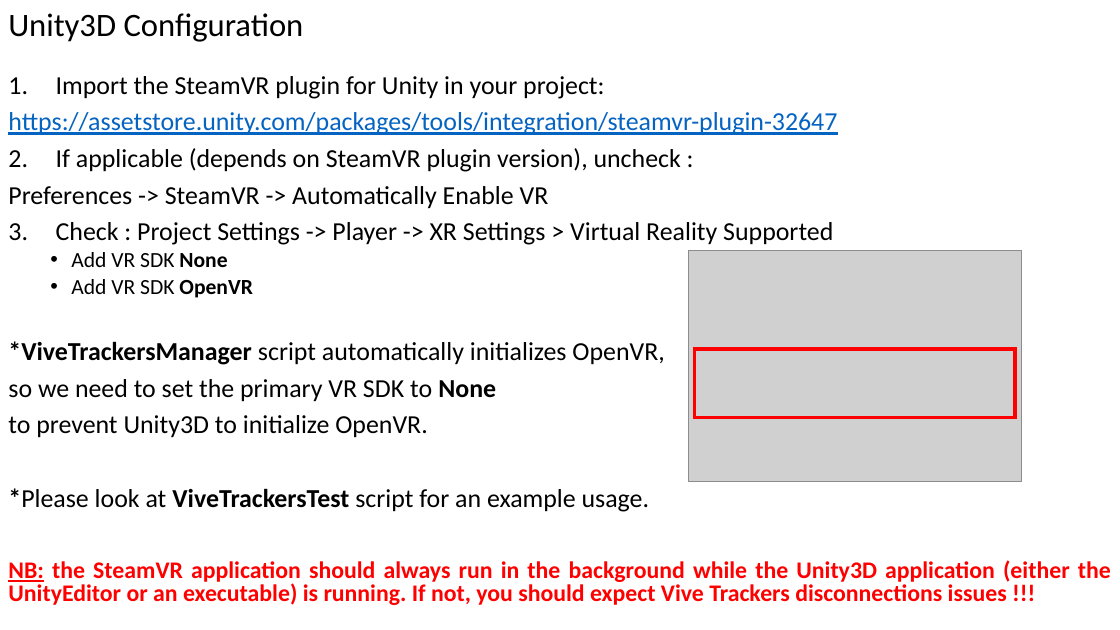
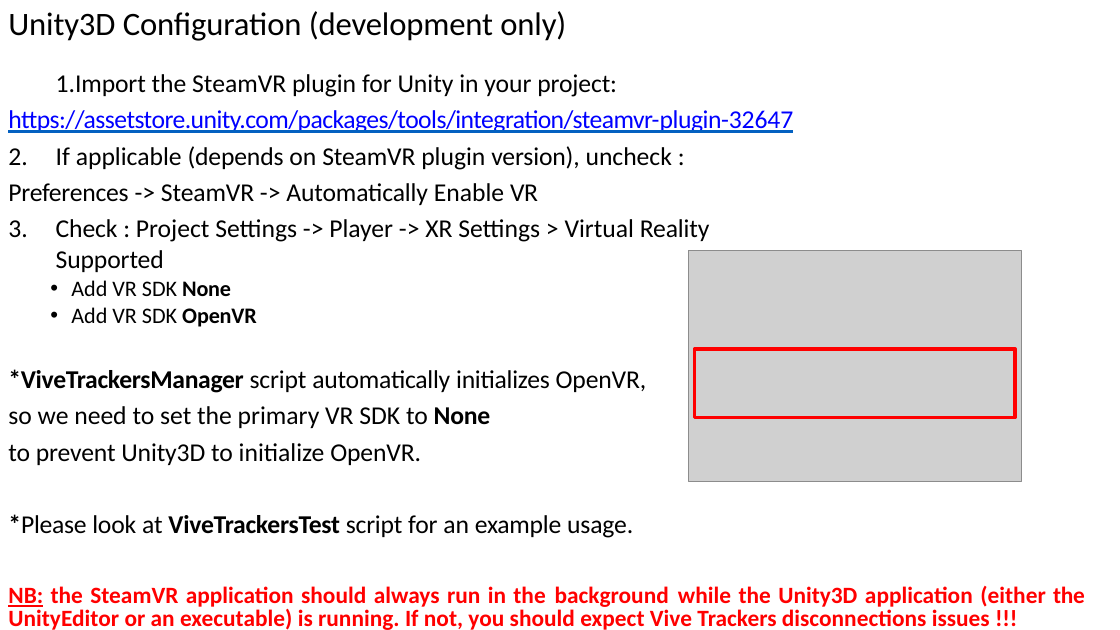
Before and after one commit to ebadier/ViveTrackers, a slide deck: slide 3 of Doc/ViveTrackersDocumentation.pptx. Drawn at 1120x630 pixels with LibreOffice and Linux fonts; fonts in the diff are those of the drawing; grey boxes stand for pictures. Boxes give left, top, right and bottom in pixels: in the first picture for what was removed or moved away, otherwise in the second. Text is boxed around its words. In the diff, an @@ line names an element or a change of style, - is before the commit and + after.

```diff
--- a/Doc/ViveTrackersDocumentation.pptx
+++ b/Doc/ViveTrackersDocumentation.pptx
@@ title at [8, 11, 566, 41]: text changed @@
-Unity3D Configuration
+Unity3D Configuration (development only)
@@ text at [8, 74, 793, 133]: text changed; size 22.2 to 22 pt; text colour #0563C1 to #0000FF @@
-1. Import the SteamVR plugin for Unity in your project:
-https://assetstore.unity.com/packages/tools/integration/steamvr-plugin-32647
+1. Import the SteamVR plugin for Unity in your project: https://assetstore.unity.com/packages/tools/integration/steamvr-plugin-32647
@@ text at [8, 146, 1085, 630]: size 22.2 to 22 pt in "If applicable (depends on SteamVR plugin version), ...", "Preferences -> SteamVR -> Automatically Enable VR", "Check : Project Settings -> Player -> ...", "to prevent Unity3D to initialize OpenVR." and 1 more places; letter spacing 0 to -0.1 pt in "(depends SteamVR version),", "SteamVR Automatically", "Check -> Reality Supported", "OpenVR" and 2 more places; letter spacing 0 to -0.5 pt in ":"; letter spacing 0 to -0.2 pt in "Preferences -> VR", "->", "None", "*Please look ViveTrackersTest script example" and 1 more places; size 18.5 to 19 pt in "Add VR SDK None", "Add VR SDK OpenVR"; size 20.4 to 20 pt in "NB: the SteamVR application should always run ..."; indent changed; line spacing 0.8 to 1; less space between paragraphs; alignment justified to left; line spacing 0.8 to 19.3pt @@
@@ text at [8, 369, 647, 428]: text changed; size 22.2 to 22 pt @@
-*ViveTrackersManager script automatically initializes OpenVR,
-so we need to set the primary VR SDK to None
+*ViveTrackersManager script automatically initializes OpenVR, so we need to set the primary VR SDK to None
```
Also in this commit, not shown: 11 other slides changed, 1 other file.
